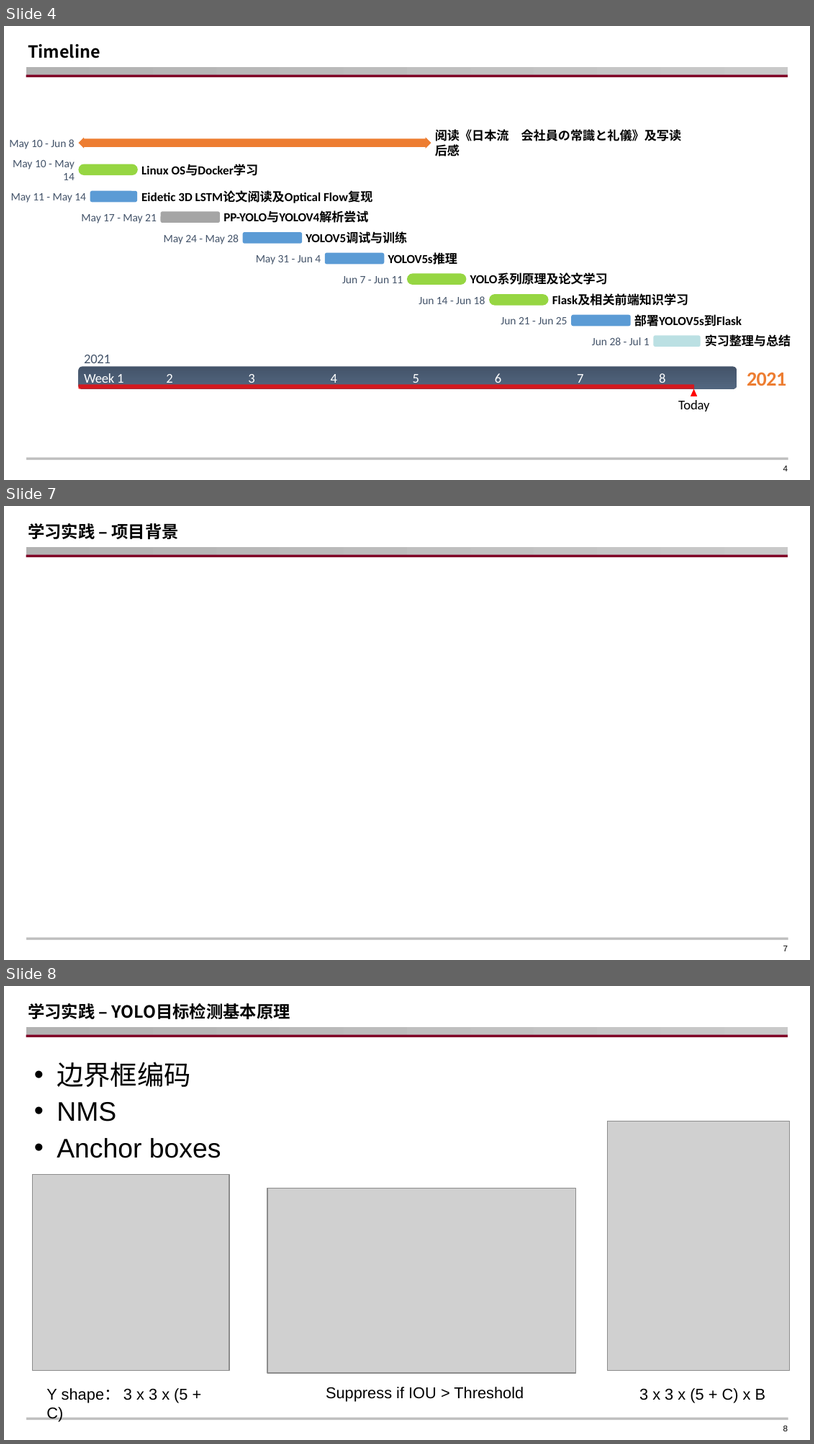
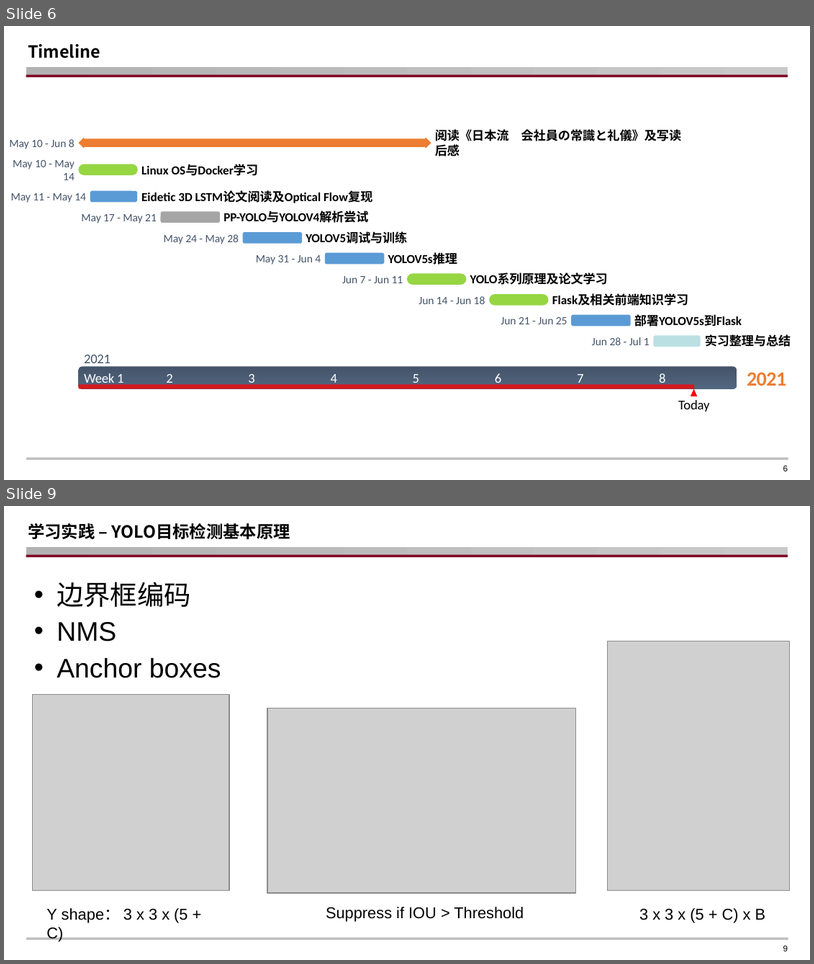
Before and after one commit to WSpie/Tour_plan_Flask, a slide deck: Internship_presentation_LipaiHuang.pptx. Shown one above the other, each under a label of ours: slides 4, 7 and 8 before the commit, slides 6 and 9 after it; the slides between them are not shown. The pictures are 814x1444 and 814x964 pixels, drawn with LibreOffice and Linux fonts; fonts in the diff are those of the drawing; grey boxes stand for pictures; background and template pictures are left out. Boxes give left, top, right and bottom in pixels: in the first picture for what was removed or moved away, otherwise in the second. Text is boxed around its words. In the diff, an @@ line names an element or a change of style, - is before the commit and + after.

```diff
--- a/Internship_presentation_LipaiHuang.pptx
+++ b/Internship_presentation_LipaiHuang.pptx
@@ slide 7 removed at (4, 506, 810, 960), background #FFFFFF; not listed: 3 template elements that a slide beside it also shows @@
@@ title removed at (28, 523, 179, 539) @@
-学习实践 – 项目背景
@@ page number removed at (784, 945, 788, 951) @@
-7
@@ what was slide 4 is now slide 6 @@
@@ page number at (784, 465, 788, 471): text changed @@
-4
+6
@@ what was slide 8 is now slide 9 @@
```
Also in this commit, not shown: 8 slides changed, 1 slide added, 2 other slides removed.
